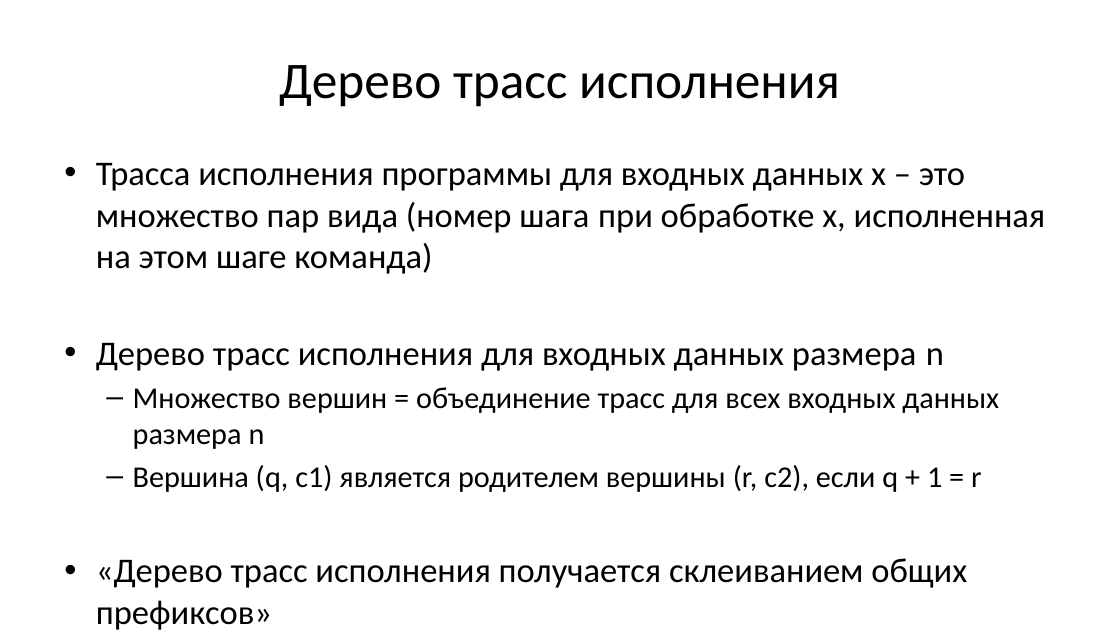
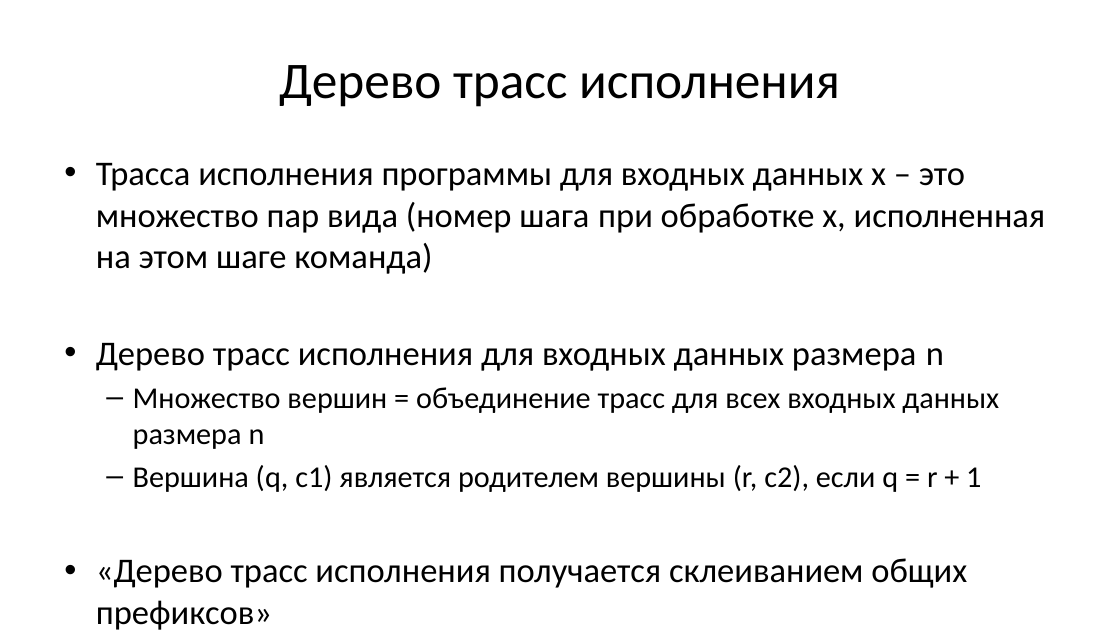
Before and after one commit to Evgueni-Petrov-aka-espetrov/Algorithms-and-Programming-in-C-pptx, a slide deck: slide 18 of 22 Оценка сложности вычислительных алгоритмов.pptx. Drawn at 1120x630 pixels with LibreOffice and Linux fonts; fonts in the diff are those of the drawing. Boxes give left, top, right and bottom in pixels: in the first picture for what was removed or moved away, otherwise in the second. Text is boxed around its words. In the diff, an @@ line names an element or a change of style, - is before the commit and + after.

Commit message:
добавил пример с деревом трасс; исправил слайды про асимптотическую сложность

```diff
--- a/22 Оценка сложности вычислительных алгоритмов.pptx
+++ b/22 Оценка сложности вычислительных алгоритмов.pptx
@@ text at (133, 465, 981, 492): text changed @@
-  – Вершина (q, c1) является родителем вершины (r, c2), если q + 1 = r
+  – Вершина (q, c1) является родителем вершины (r, c2), если q = r + 1
```
Also in this commit, not shown: 5 other slides changed, 3 slides added, 1 slide removed.
